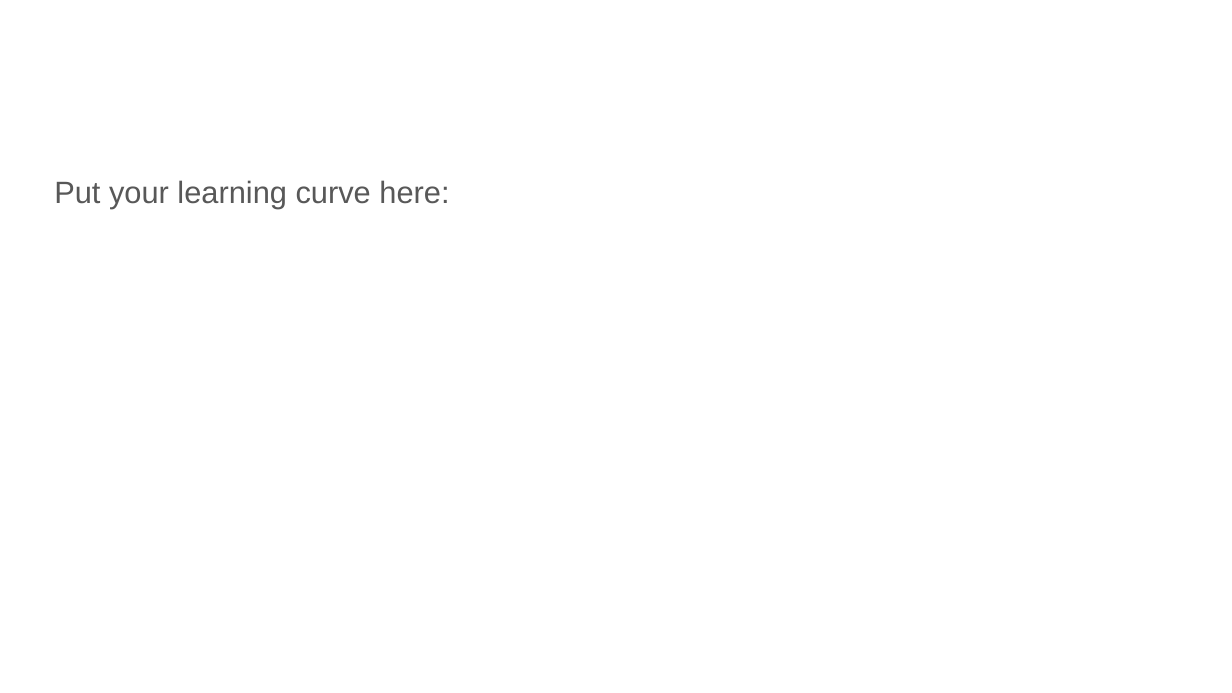
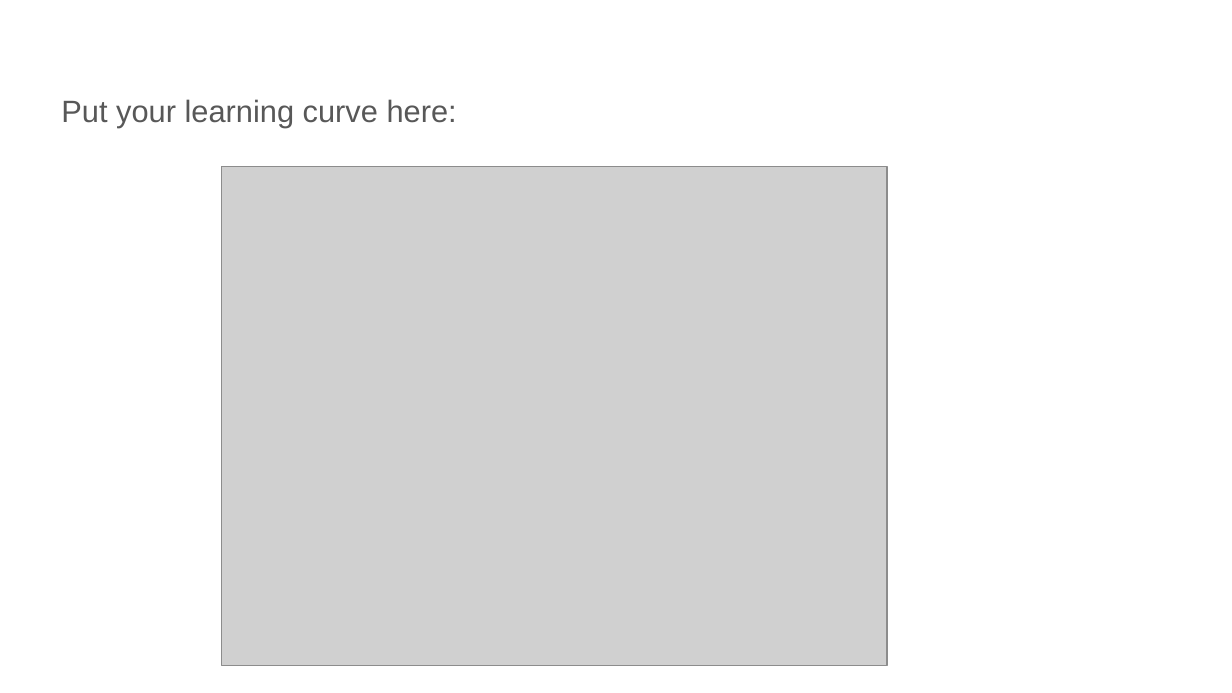
Before and after one commit to swordofzeus/cnn_by_hand, a slide deck: slide 3 of report-template-a2.pptx. Drawn at 1232x693 pixels with LibreOffice and Linux fonts; fonts in the diff are those of the drawing; grey boxes stand for pictures. Boxes give left, top, right and bottom in pixels: in the first picture for what was removed or moved away, otherwise in the second. Text is boxed around its words. In the diff, an @@ line names an element or a change of style, - is before the commit and + after.

```diff
--- a/report-template-a2.pptx
+++ b/report-template-a2.pptx
@@ text "Put your learning curve here:": place and size @@
-text "Put your learning curve here:" at box(54, 180, 449, 209)
+text "Put your learning curve here:" at box(61, 99, 457, 128)
@@ picture added at box(222, 166, 887, 665) @@
```
Also in this commit, not shown: 7 other slides changed, 5 other files.
